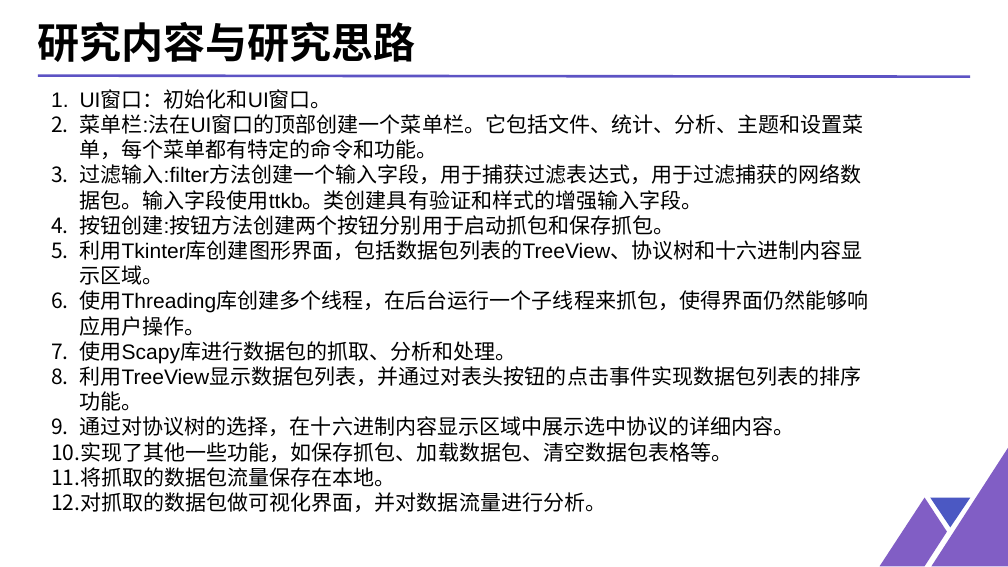
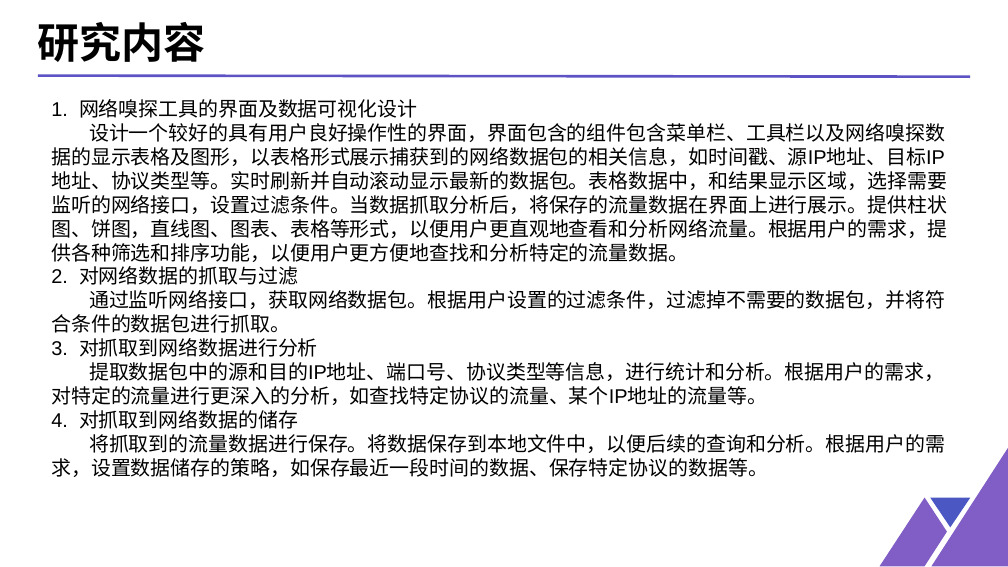
Before and after one commit to zzxr6/Defense, a slide deck: slide 4 of 开题答辩PPT.pptx (slide 6 before the commit). Drawn at 1008x567 pixels with LibreOffice and Linux fonts; fonts in the diff are those of the drawing. Boxes give left, top, right and bottom in pixels: in the first picture for what was removed or moved away, otherwise in the second. Text is boxed around its words. In the diff, an @@ line names an element or a change of style, - is before the commit and + after.

```diff
--- a/开题答辩PPT.pptx
+++ b/开题答辩PPT.pptx
@@ text at [38, 22, 206, 62]: text changed @@
-研究内容与研究思路
+研究内容
@@ text at [51, 99, 947, 477]: text changed; size 20 to 19 pt @@
-1. UI窗口：初始化和UI窗口。
-2. 菜单栏:法在UI窗口的顶部创建一个菜单栏。它包括文件、统计、分析、主题和设置菜单，每个菜单都有特定的命令和功能。
-3. 过滤输入:filter方法创建一个输入字段，用于捕获过滤表达式，用于过滤捕获的网络数据包。输入字段使用ttkb。类创建具有验证和样式的增强输入字段。
-4. 按钮创建:按钮方法创建两个按钮分别用于启动抓包和保存抓包。
-5. 利用Tkinter库创建图形界面，包括数据包列表的TreeView、协议树和十六进制内容显示区域。
-6. 使用Threading库创建多个线程，在后台运行一个子线程来抓包，使得界面仍然能够响应用户操作。
-7. 使用Scapy库进行数据包的抓取、分析和处理。
-8. 利用TreeView显示数据包列表，并通过对表头按钮的点击事件实现数据包列表的排序功能。
-9. 通过对协议树的选择，在十六进制内容显示区域中展示选中协议的详细内容。
-10. 实现了其他一些功能，如保存抓包、加载数据包、清空数据包表格等。
-11. 将抓取的数据包流量保存在本地。
-12. 对抓取的数据包做可视化界面，并对数据流量进行分析。
+1. 网络嗅探工具的界面及数据可视化设计
+设计一个较好的具有用户良好操作性的界面，界面包含的组件包含菜单栏、工具栏以及网络嗅探数据的显示表格及图形，以表格形式展示捕获到的网络数据包的相关信息，如时间戳、源IP地址、目标IP地址、协议类型等。实时刷新并自动滚动显示最新的数据包。表格数据中，和结果显示区域，选择需要监听的网络接口，设置过滤条件。当数据抓取分析后，将保存的流量数据在界面上进行展示。提供柱状图、饼图，直线图、图表、表格等形式，以便用户更直观地查看和分析网络流量。根据用户的需求，提供各种筛选和排序功能，以便用户更方便地查找和分析特定的流量数据。
+2. 对网络数据的抓取与过滤
+通过监听网络接口，获取网络数据包。根据用户设置的过滤条件，过滤掉不需要的数据包，并将符合条件的数据包进行抓取。
+3. 对抓取到网络数据进行分析
+提取数据包中的源和目的IP地址、端口号、协议类型等信息，进行统计和分析。根据用户的需求，对特定的流量进行更深入的分析，如查找特定协议的流量、某个IP地址的流量等。
+4. 对抓取到网络数据的储存
+将抓取到的流量数据进行保存。将数据保存到本地文件中，以便后续的查询和分析。根据用户的需求，设置数据储存的策略，如保存最近一段时间的数据、保存特定协议的数据等。
```
Also in this commit, not shown: 3 other slides changed, 3 slides added, 2 slides removed, 1 other file.
